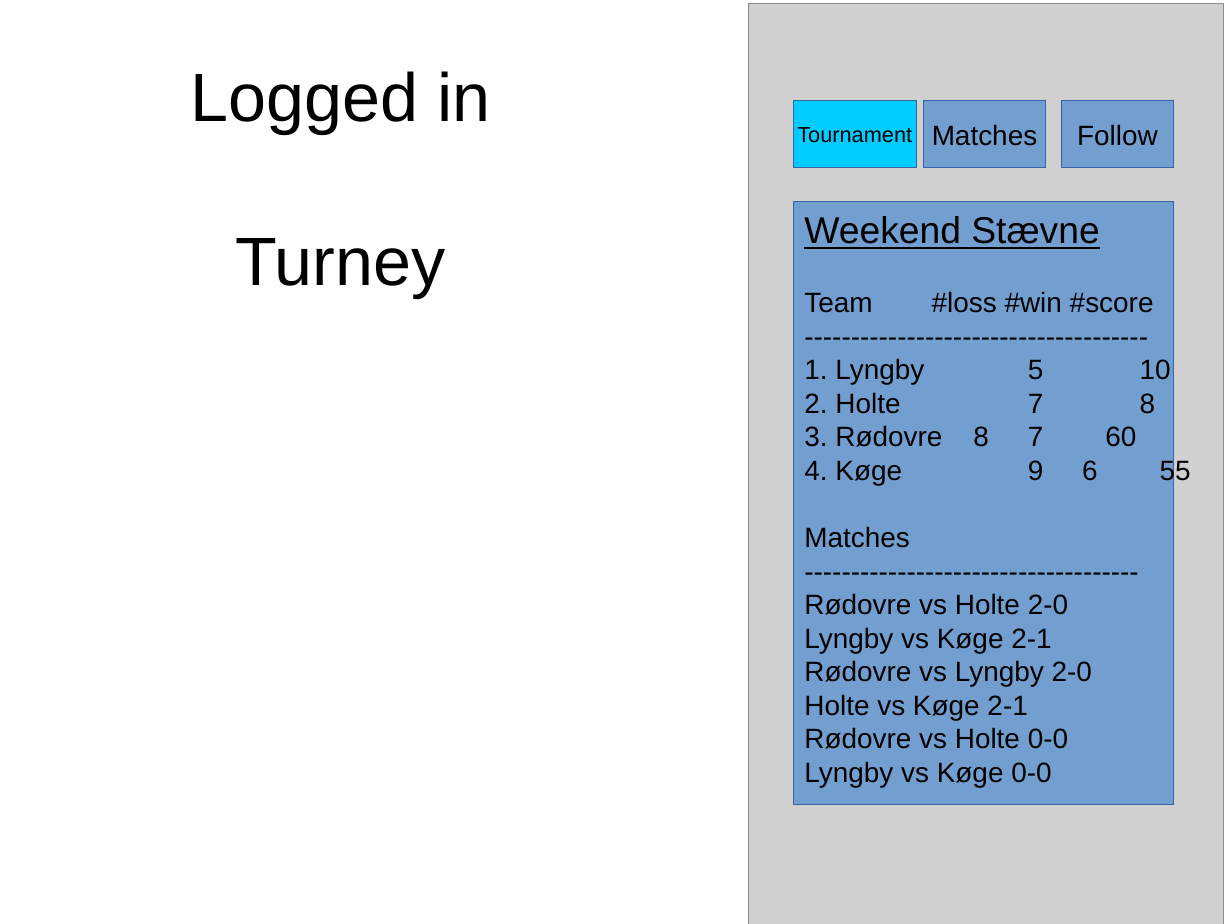
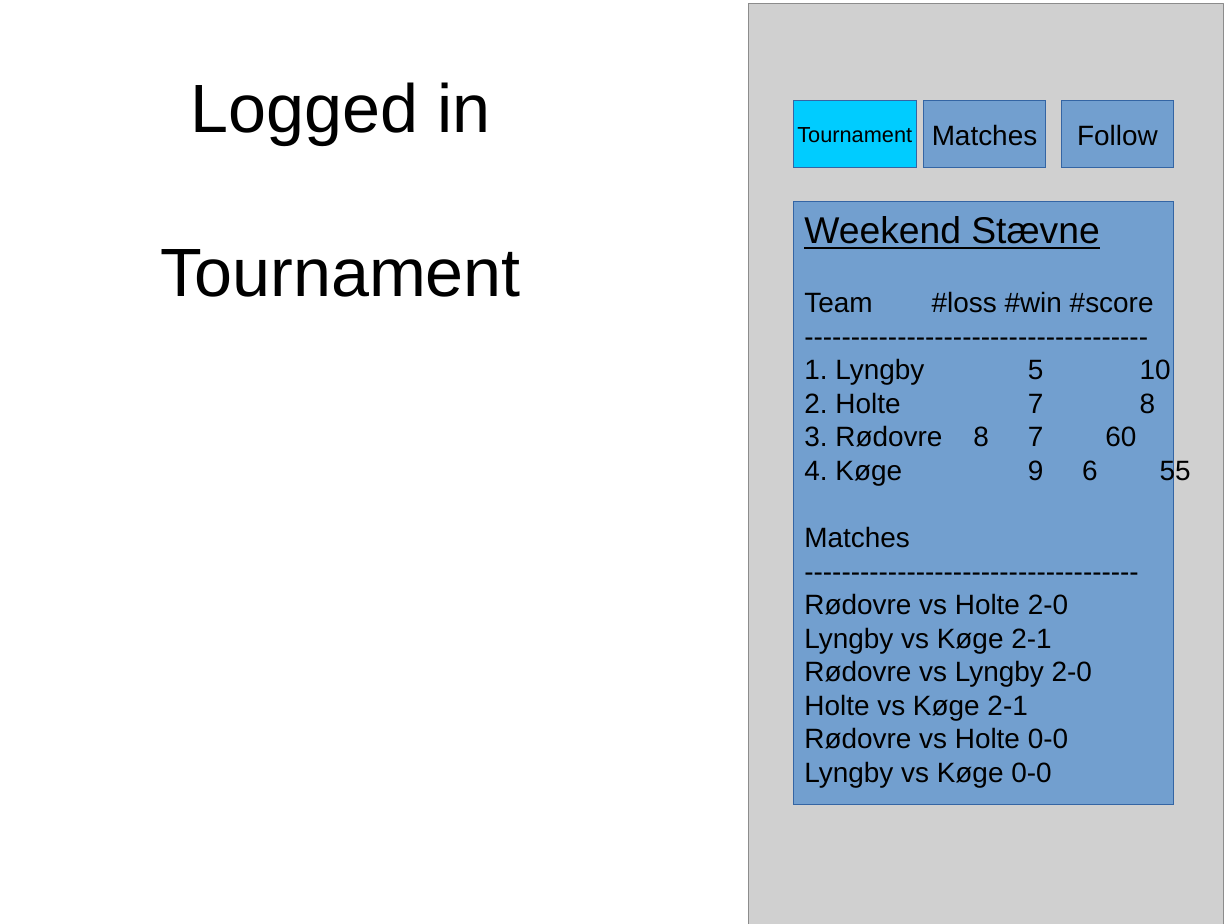
Before and after one commit to TSkogemann/Semester4Project, a slide deck: slide 4 of Documentation/Digital Prototype/Low-Fi Prototype.odp. Drawn at 1232x924 pixels with LibreOffice and Linux fonts; fonts in the diff are those of the drawing; grey boxes stand for pictures. Boxes give left, top, right and bottom in pixels: in the first picture for what was removed or moved away, otherwise in the second. Text is boxed around its words. In the diff, an @@ line names an element or a change of style, - is before the commit and + after.

```diff
--- a/Documentation/Digital Prototype/Low-Fi Prototype.odp
+++ b/Documentation/Digital Prototype/Low-Fi Prototype.odp
@@ title at (x1=160, y1=82, x2=520, y2=297): text changed @@
-Logged in
-Turney
+Logged in
+Tournament
```
Also in this commit, not shown: 1 slide added, 2 slides removed, 3 other files.
